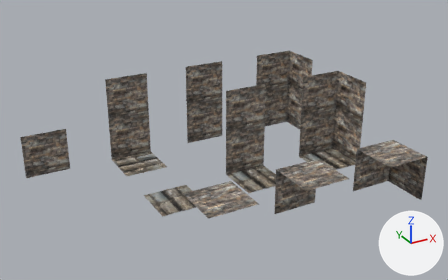
The glTF model Tiles/dungeon_tiles.glb: old version first, new version second.
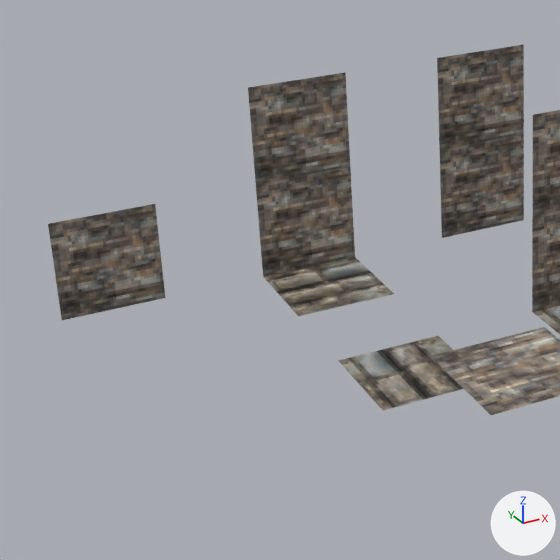
Each version appears first whole from a camera (50 mm lens) standing at (-6.6, -10.5, 6.37) and looking at (-0.84, -0.02, 1.13), and next in a close-up on the part from 0% to 53% of the width and 15% to 100% of the height. Every picture has the same lights, and +X, +Y and +Z are marked at lower right.

Script lines for the objects in view, before the commit:
```python
me_plane = bpy.data.meshes.new('Plane')
me_plane.from_pydata(...)  # 8 vertices, 6 faces; spans x -0.5..0.5, y -0.5..0.5, z 0.0..2.0
me_plane.materials.append(mat_material_001)
me_plane_002 = bpy.data.meshes.new('Plane.002')
me_plane_002.from_pydata(...)  # 4 vertices, 2 faces; spans x -0.5..0.5, y -0.5..0.5, z 0.0
me_plane_002.materials.append(mat_material_001)
me_plane_008 = bpy.data.meshes.new('Plane.008')
me_plane_008.from_pydata(...)  # 6 vertices, 4 faces; spans x -0.5..0.5, y 0.5, z 0.0..2.0
me_plane_008.materials.append(mat_material_006)
ob_floor_col = bpy.data.objects.new('floor-col', me_plane_002)
ob_floor_col.location = (-2.0, 0.0, 0.0)
ob_wall_col = bpy.data.objects.new('wall-col', me_plane_008)
ob_wall_col.location = (0.0, 2.0, 0.0)
ob_wall_floor_col = bpy.data.objects.new('wall-floor-col', me_plane)
ob_wall_floor_col.location = (0.0, 0.0, 0.0)
# also in view: 'wall-small-col' at (-4.0, 2.5, 0.5); 'wall-floor-inverted-col' at (-2.0, 2.0, 1.0); 'roof-col' at (-2.0, -2.0, 1.0)
```
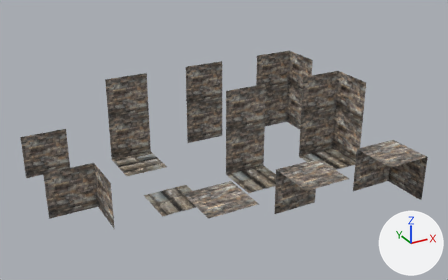
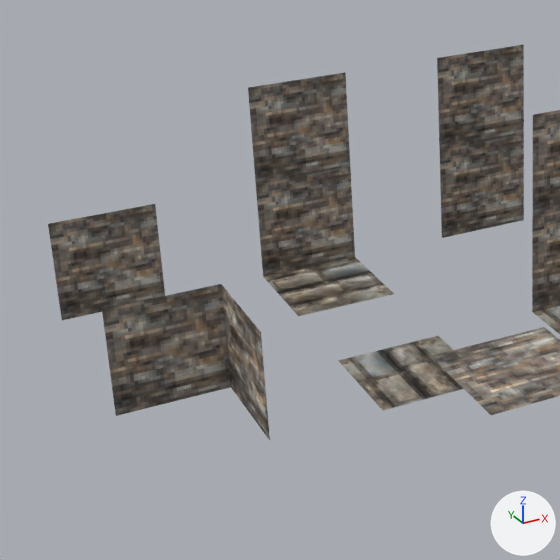
What differs and where, as boxes [x1, y1, x2, y2] in the close-ups (560 x 560 px):
'wall-small-col.001', added: after [102, 284, 270, 440]

What changed in the scene script:
```text
Add mat_material_008:
    mat_material_008 = bpy.data.materials.new('Material.008')
    # uses the picture img_atlas_n_png
    # uses the picture img_atlas_png
Add me_plane_010:
    me_plane_010.from_pydata(...)  # 6 vertices, 4 faces; spans x -0.5..0.5, y -0.5..0.5, z 0.0..1.0
    me_plane_010.materials.append(mat_material_008)
Add ob_wall_small_col_001:
    ob_wall_small_col_001 = bpy.data.objects.new('wall-small-col.001', me_plane_010)
    ob_wall_small_col_001.location = (-4.0, 0.0, 0.0)
```
